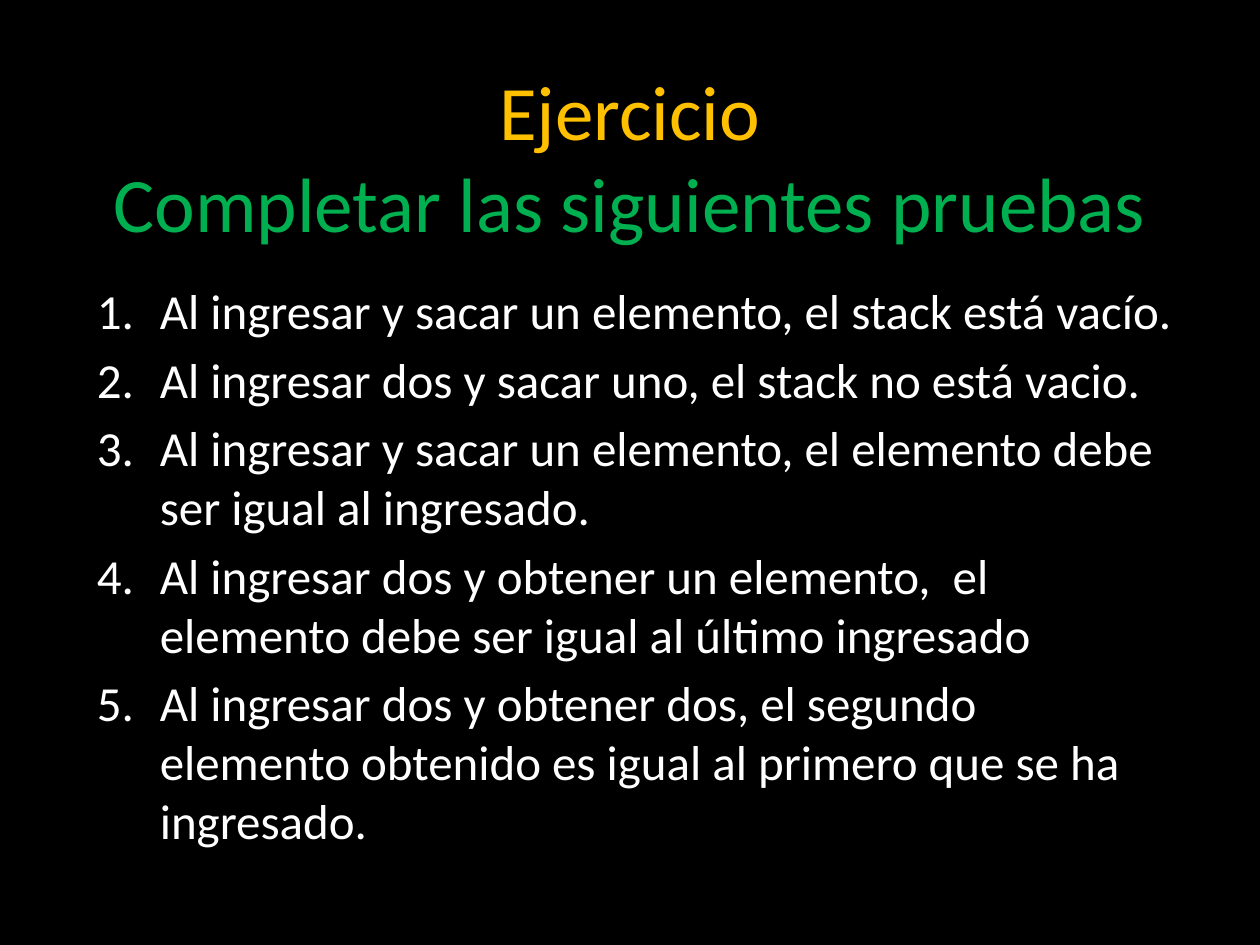
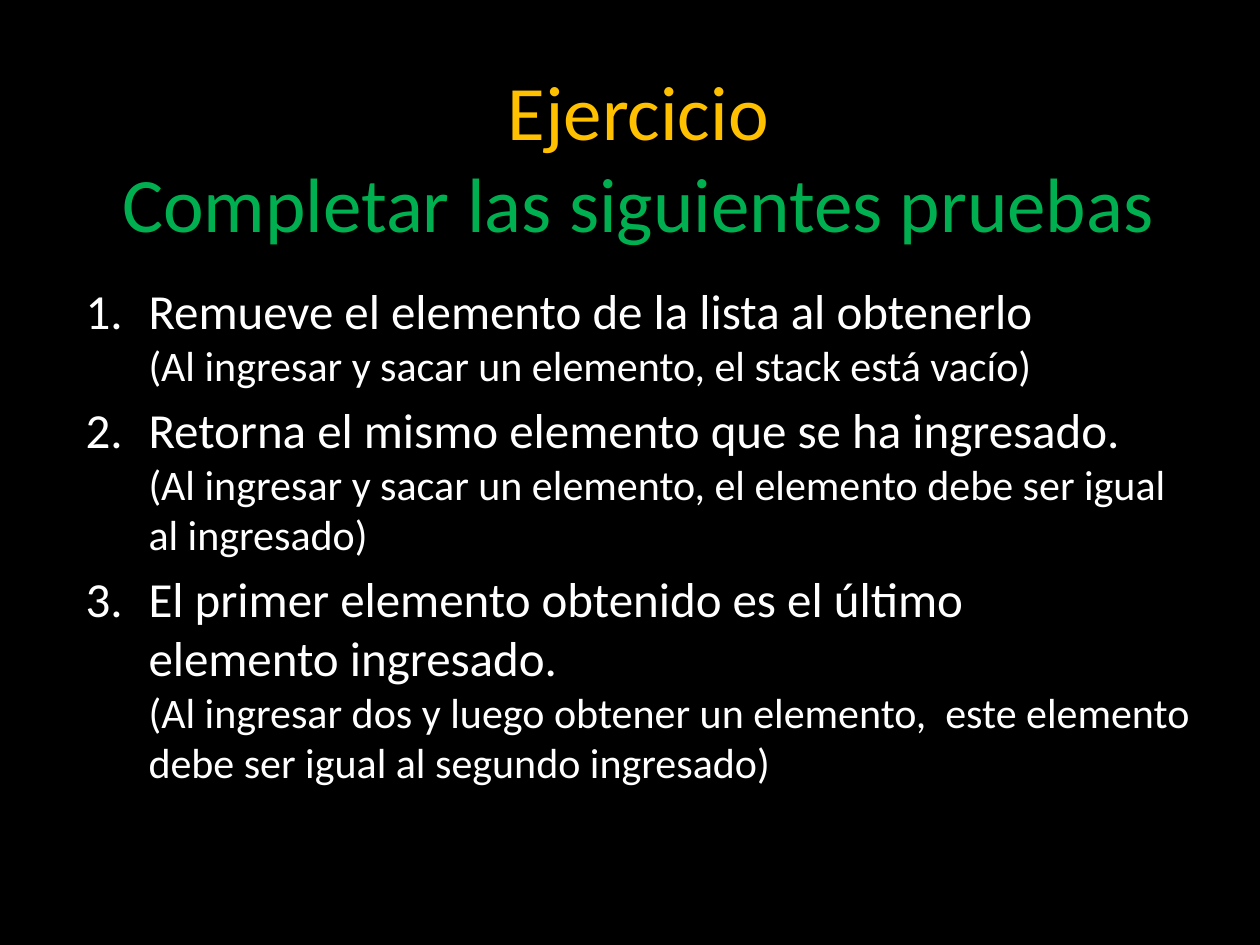
Before and after one commit to angelnunezsalazar/Test-Automation-NET, a slide deck: slide 29 of Diapositivas/Test Automation .NET.pptx. Drawn at 1260x945 pixels with LibreOffice and Linux fonts; fonts in the diff are those of the drawing; background and template pictures are left out. Boxes give left, top, right and bottom in pixels: in the first picture for what was removed or moved away, otherwise in the second. Text is boxed around its words. In the diff, an @@ line names an element or a change of style, - is before the commit and + after.

Commit message:
Nuevo Ejercicio: Técnicas y Prácticas al escribir Unit Tests

```diff
--- a/Diapositivas/Test Automation .NET.pptx
+++ b/Diapositivas/Test Automation .NET.pptx
@@ title "Ejercicio Completar las siguientes pruebas": place and size @@
-title "Ejercicio Completar las siguientes pruebas" at <box>114,87,1144,245</box>
+title "Ejercicio Completar las siguientes pruebas" at <box>122,87,1153,245</box>
@@ text at <box>149,295,1189,786</box>: text changed; size 28 to 24 pt @@
-1. Al ingresar y sacar un elemento, el stack está vacío.
-2. Al ingresar dos y sacar uno, el stack no está vacio.
-3. Al ingresar y sacar un elemento, el elemento debe ser igual al ingresado.
-4. Al ingresar dos y obtener un elemento, el elemento debe ser igual al último ingresado
-5. Al ingresar dos y obtener dos, el segundo elemento obtenido es igual al primero que se ha ingresado.
+1. Remueve el elemento de la lista al obtenerlo
+   (Al ingresar y sacar un elemento, el stack está vacío)
+2. Retorna el mismo elemento que se ha ingresado.
+   (Al ingresar y sacar un elemento, el elemento debe ser igual al ingresado)
+3. El primer elemento obtenido es el último
+   elemento ingresado.
+   (Al ingresar dos y luego obtener un elemento, este elemento debe ser igual al segundo ingresado)
```
Also in this commit, not shown: 4 other slides changed, 13 slides added, 5 slides removed, 45 other files.
